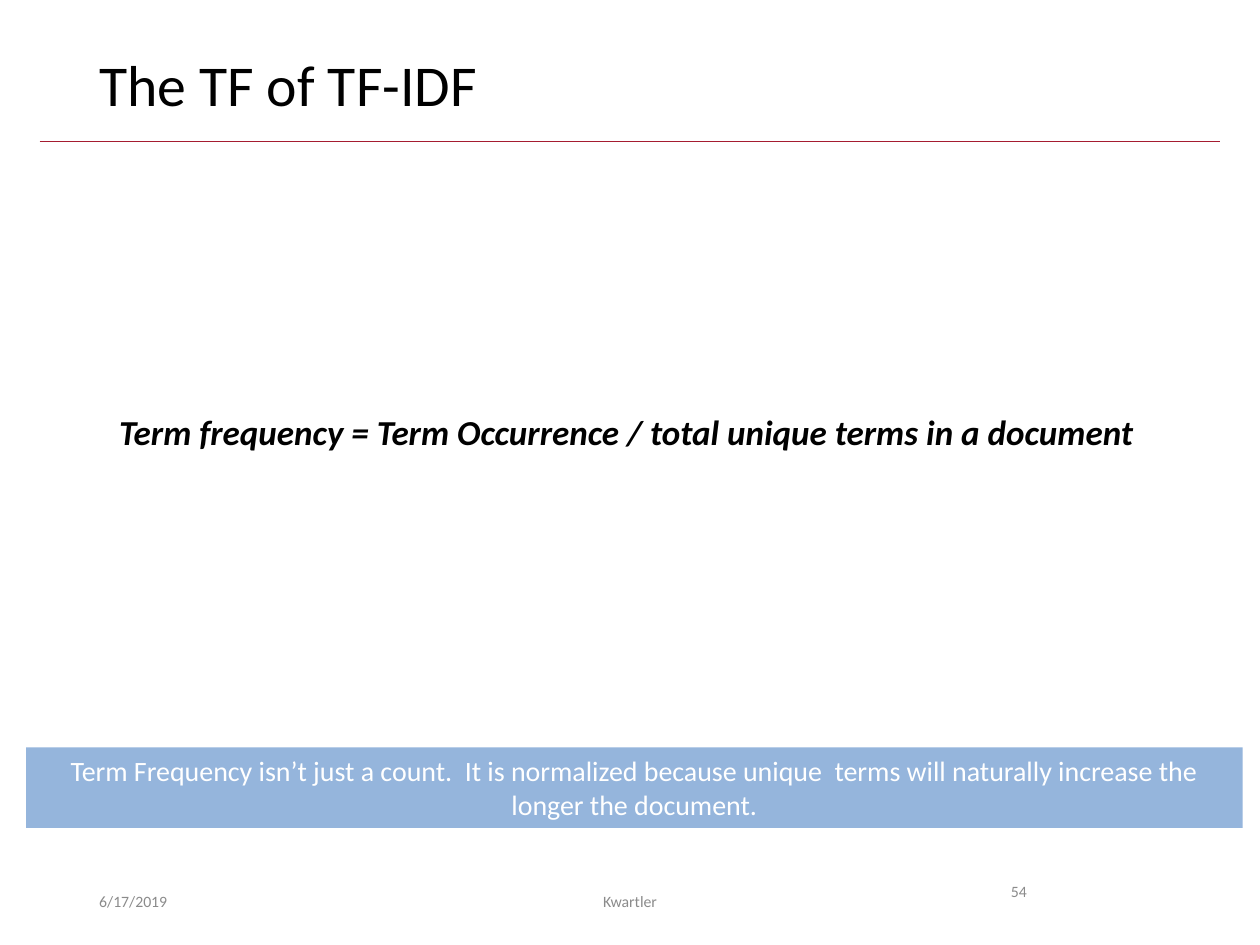
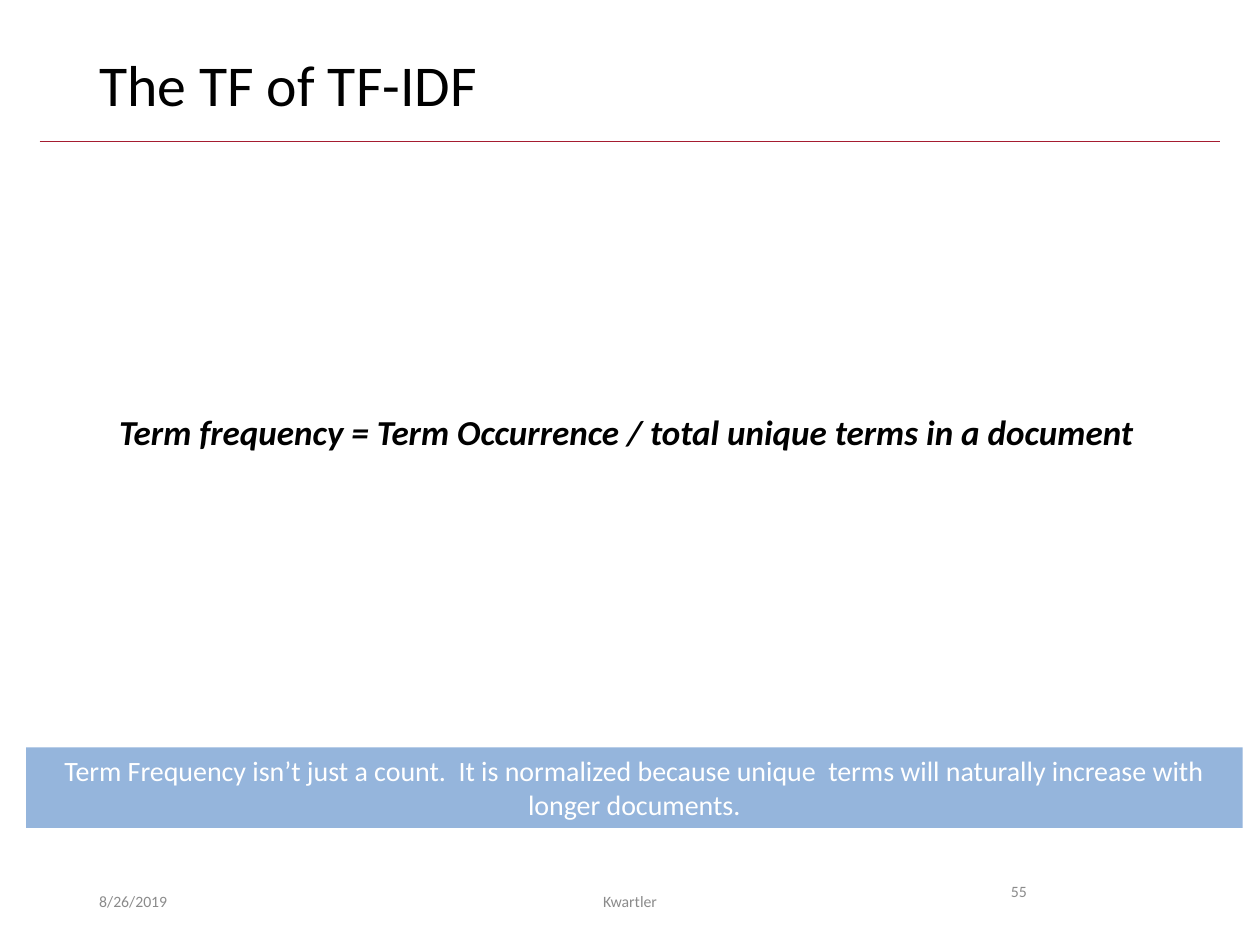
Before and after one commit to kwartler/GSERM_TextMining, a slide deck: slide 55 of B_Tuesday/GSERM_Tuesday_Basic_Visuals_v2.pptx (slide 54 before the commit). Drawn at 1260x945 pixels with LibreOffice and Linux fonts; fonts in the diff are those of the drawing; background and template pictures are left out. Boxes give left, top, right and bottom in pixels: in the first picture for what was removed or moved away, otherwise in the second. Text is boxed around its words. In the diff, an @@ line names an element or a change of style, - is before the commit and + after.

```diff
--- a/B_Tuesday/GSERM_Tuesday_Basic_Visuals_v2.pptx
+++ b/B_Tuesday/GSERM_Tuesday_Basic_Visuals_v2.pptx
@@ text in rectangle at (x1=64, y1=761, x2=1203, y2=820): text changed @@
-Term Frequency isn’t just a count. It is normalized because unique terms will naturally increase the longer the document.
+Term Frequency isn’t just a count. It is normalized because unique terms will naturally increase with longer documents.
@@ text at (x1=99, y1=896, x2=167, y2=908): text changed @@
-6/17/2019
+8/26/2019
@@ page number at (x1=1011, y1=887, x2=1027, y2=897): text changed @@
-54
+55
```
Also in this commit, not shown: 66 other slides changed, 1 slide added.
